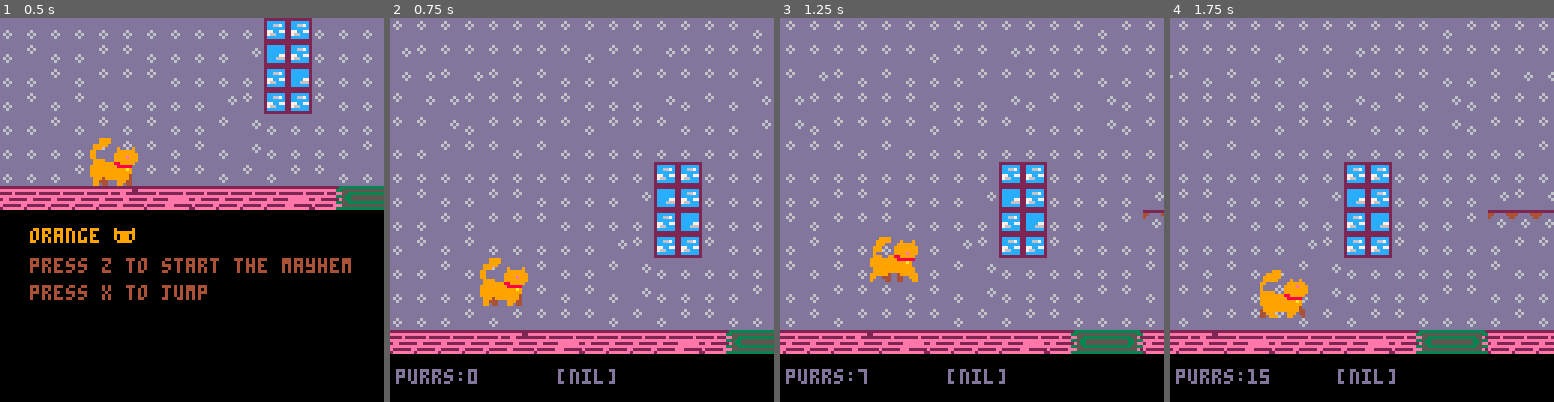
Above: before the commit, frames 1-4 (left to right).
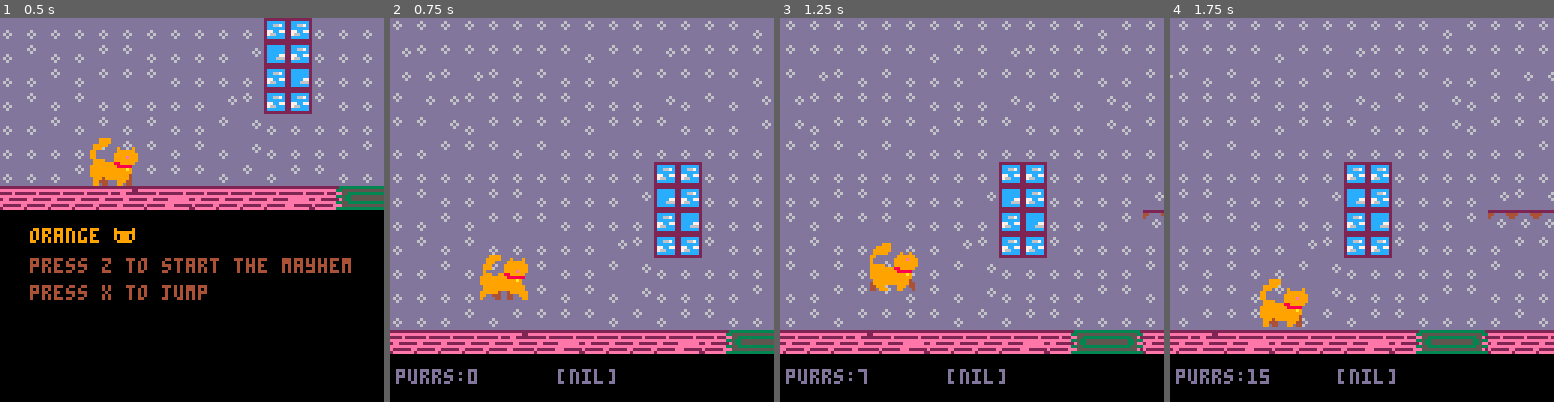
Above: after the commit, the same moments.

Repository: KianArashi/hello-game
Game: PICO-8 cartridge orange coll.p8
Two runs of this game, one before a commit and one after it. Both use one fixed random seed, a clock stepped at 60 frames per second and the inputs below.
Inputs:
- Up to frame 1 (0.5 s): tap X (X key) at 0.33 s
- Up to frame 2 (0.75 s): tap O (Z key) at 0.7 s
- Up to frame 3 (1.25 s): tap X (X key) at 1.07 s
- Up to frame 4 (1.75 s): tap O (Z key) at 1.7 s

Frame 1 is identical in both runs. In frame 2, 0.8% of the frame differs, in the area x 23-36%, y 61-75%; in frame 3, 1.0%, in the area x 23-36%, y 57-72%; in frame 4, 0.9%.

Commit message:
Update orange coll.p8

Diff:
--- a/orange coll.p8
+++ b/orange coll.p8
@@ -13,6 +13,7 @@
 
 function _update()
  collect_vase()
+ cat_update()
  game.upd() -- game update
 
 end
@@ -67,7 +68,7 @@
 
 function game_update()
 
-	cat_update()
+
 	map_1-=1
 	map_purrs+=0.5
 
@@ -162,19 +162,23 @@
 
 	end
 
-	if (cat_y>=80 and cat_dy>0) then
+	if (cat_y>=82 and cat_dy>0) then
 		cat_dy=0
 		landed=true
 	else
 		landed=false
 	end
 
+	if cat_y>=88 then
+		cat_y=88
+	end
+
 end
 
 
 function cat_draw()
 	spr(cat,cat_x,cat_y,2,2)
-
+ printh(cat_y)
 
 end
 -->8
@@ -265,10 +269,10 @@
 				sfx(01)
 			end
 
-			if item.type=="ball" then
-
-				show_gover()
-			end
+			--if item.type=="ball" then
+
+			--	show_gover()
+			--end
 		end
 	end
 end
